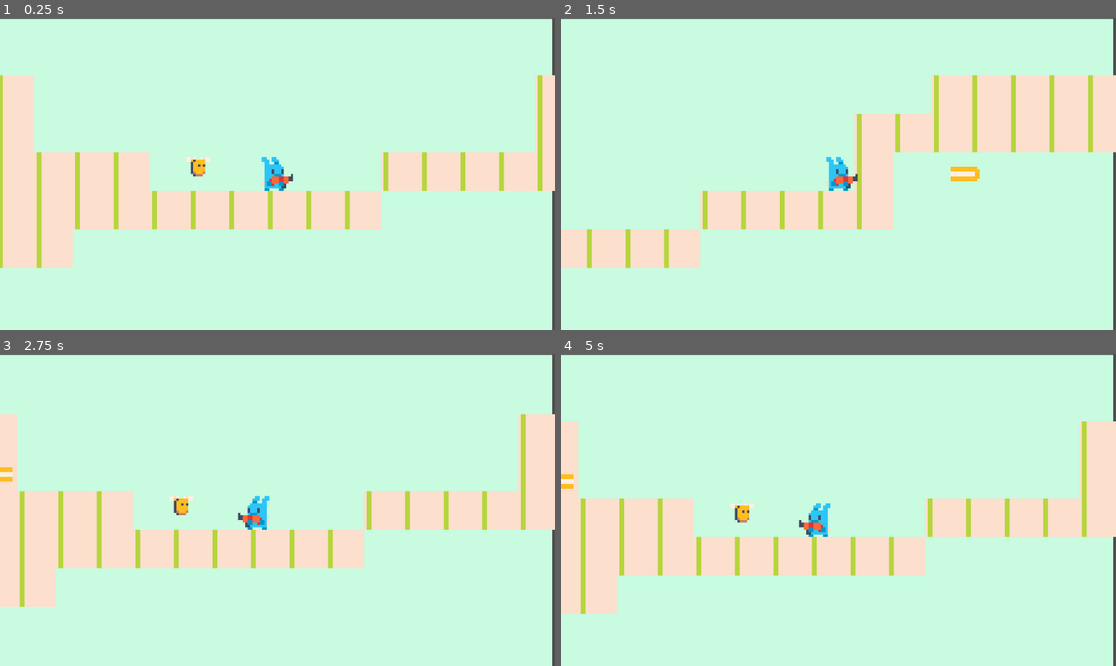
Above: before the commit, frames 1-4 (two rows, left to right).
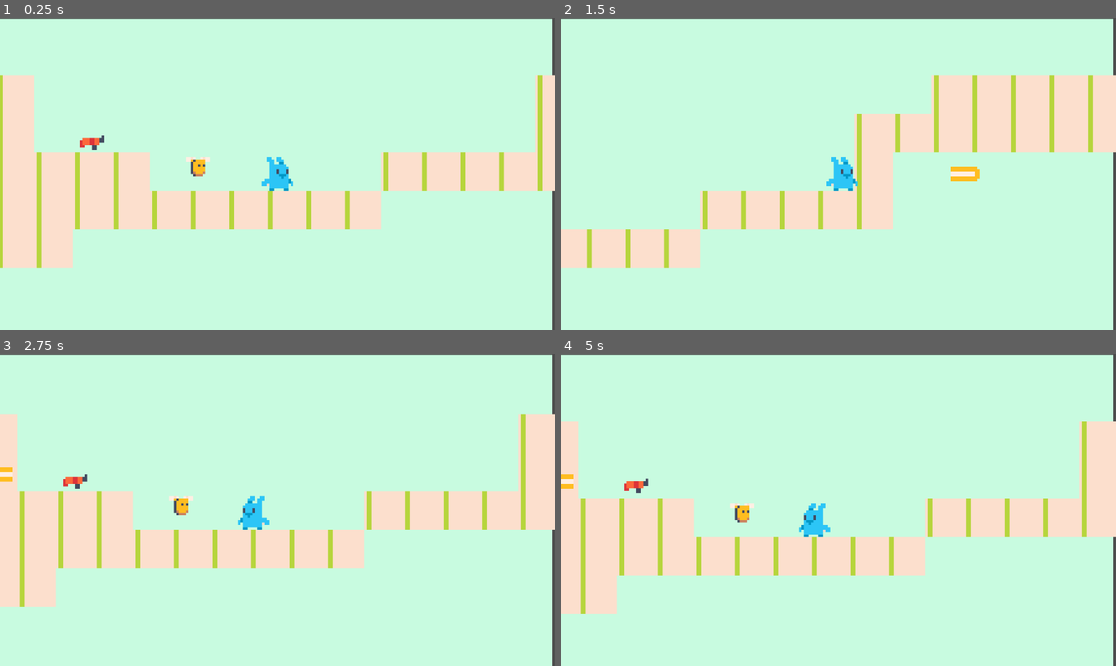
Above: after the commit, the same moments.

Repository: dodosaurus/learn-gd
Game: Godot game, scene res://scenes/game.tscn
Same seed, same stepped clock (60 frames per second), same inputs: the game is played once before the commit and once after it.
Inputs:
- Up to frame 1 (0.25 s): no input
- Up to frame 2 (1.5 s): tap Enter at 0.5 s; hold D (right) from 0.53 s (still down); tap Space (shoot) at 0.6, 1.35 s; tap W (jump) at 0.77 s
- Up to frame 3 (2.75 s): tap W (jump) at 1.52 s; release D (right) at 2.03 s; hold A (left) from 2.03 s (still down); tap Space (shoot) at 2.1 s
- Up to frame 4 (5 s): release A (left) at 2.78 s; hold D (right) 2.78-4.28 s; tap Space (shoot) at 2.85, 3.6, 4.35 s; tap W (jump) at 3.02, 3.77, 4.52 s; hold A (left) from 4.28 s (still down)

The runs differ from the first frame. In frame 1, 0.5% of the frame differs, in the area x 14-53%, y 37-56%; in frame 2, 0.4%; in frame 3, 0.5%; in frame 4, 0.5%.

Commit message:
adding gun

Diff:
--- /dev/null
+++ b/scenes/gun.tscn
@@ -0,0 +1,19 @@
+[gd_scene load_steps=4 format=3 uid="uid://6usmkcrdfo6n"]
+
+[ext_resource type="Script" path="res://scripts/gun.gd" id="1_l71k8"]
+[ext_resource type="Texture2D" uid="uid://dmt5fsjgqhsj8" path="res://graphics/player/gun/gun.png" id="1_v6hte"]
+
+[sub_resource type="RectangleShape2D" id="RectangleShape2D_24ulo"]
+size = Vector2(8, 4)
+
+[node name="Gun" type="Area2D"]
+script = ExtResource("1_l71k8")
+
+[node name="Sprite2D" type="Sprite2D" parent="."]
+texture = ExtResource("1_v6hte")
+
+[node name="CollisionShape2D" type="CollisionShape2D" parent="."]
+position = Vector2(-1, 0)
+shape = SubResource("RectangleShape2D_24ulo")
+
+[connection signal="body_entered" from="." to="." method="_on_body_entered"]
--- a/scenes/level.tscn
+++ b/scenes/level.tscn
@@ -1,9 +1,10 @@
-[gd_scene load_steps=7 format=3 uid="uid://cpddogbwtn72w"]
+[gd_scene load_steps=8 format=3 uid="uid://cpddogbwtn72w"]
 
 [ext_resource type="Script" path="res://scripts/level.gd" id="1_04k8b"]
 [ext_resource type="Texture2D" uid="uid://cwx54xyh7jofn" path="res://graphics/level/tilesets/level_tilemap.png" id="1_v8wme"]
 [ext_resource type="PackedScene" uid="uid://bibduk2bwawep" path="res://scenes/player.tscn" id="2_tkliw"]
 [ext_resource type="PackedScene" uid="uid://dm1axy4s4y3sq" path="res://scenes/bee.tscn" id="3_sr8fl"]
+[ext_resource type="PackedScene" uid="uid://6usmkcrdfo6n" path="res://scenes/gun.tscn" id="5_7r36c"]
 
 [sub_resource type="TileSetAtlasSource" id="TileSetAtlasSource_5d7su"]
 texture = ExtResource("1_v8wme")
@@ -126,4 +127,10 @@
 
 [node name="Bullets" type="Node2D" parent="."]
 
+[node name="Guns" type="Node2D" parent="."]
+
+[node name="Gun" parent="Guns" instance=ExtResource("5_7r36c")]
+position = Vector2(280, 203)
+
 [connection signal="shoot" from="Player" to="." method="_on_player_shoot"]
+[connection signal="body_entered" from="Guns/Gun" to="." method="_on_gun_body_entered"]
--- /dev/null
+++ b/scripts/gun.gd
@@ -0,0 +1,8 @@
+extends Area2D
+
+func _process(delta):
+	position.y += sin(Time.get_ticks_msec() / 200) * 10 * delta
+
+func _on_body_entered(body):
+	body.has_gun = true
+	queue_free()
--- a/scripts/level.gd
+++ b/scripts/level.gd
@@ -5,6 +5,7 @@
 func _on_player_shoot(pos, facing_right):
 	var bullet = bullet_scene.instantiate()
 	var direction = 1 if facing_right else -1
+
 	bullet.direction = direction
 	$Bullets.add_child(bullet)
 	bullet.position = pos + Vector2(16 * direction, 0)
--- a/scripts/player.gd
+++ b/scripts/player.gd
@@ -7,7 +7,7 @@
 
 var can_shoot := true
 var facing_right := true
-var has_gun := true
+var has_gun := false
 
 signal shoot(pos: Vector2, facing_right: bool)
 
@@ -29,6 +29,7 @@
 
 	if Input.is_action_just_pressed("shoot") and can_shoot:
 		can_shoot = false
+		print("shoot")
 		shoot.emit(global_position, facing_right)
 		cd_timer.start()
 
Binary file added: graphics/player/gun/gun.png
Not shown, added: graphics/player/gun/gun.png.import
Not shown, added: .DS_Store
Not shown, added: graphics/.DS_Store
Not shown, added: graphics/player/.DS_Store
